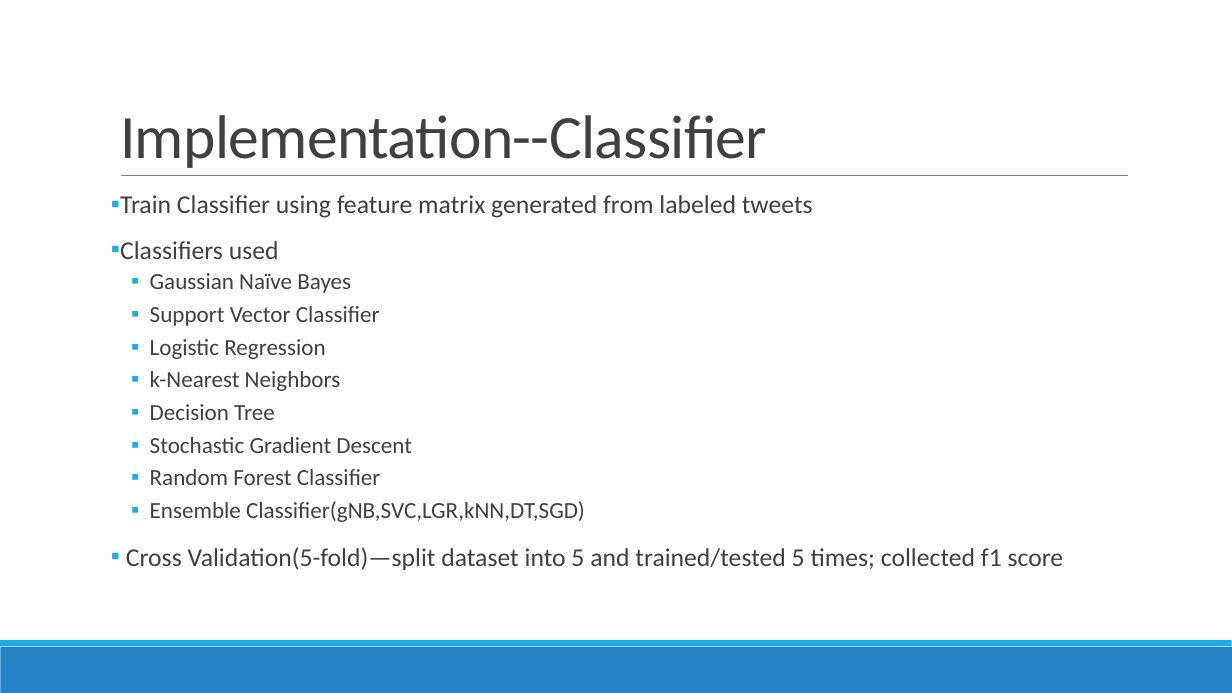
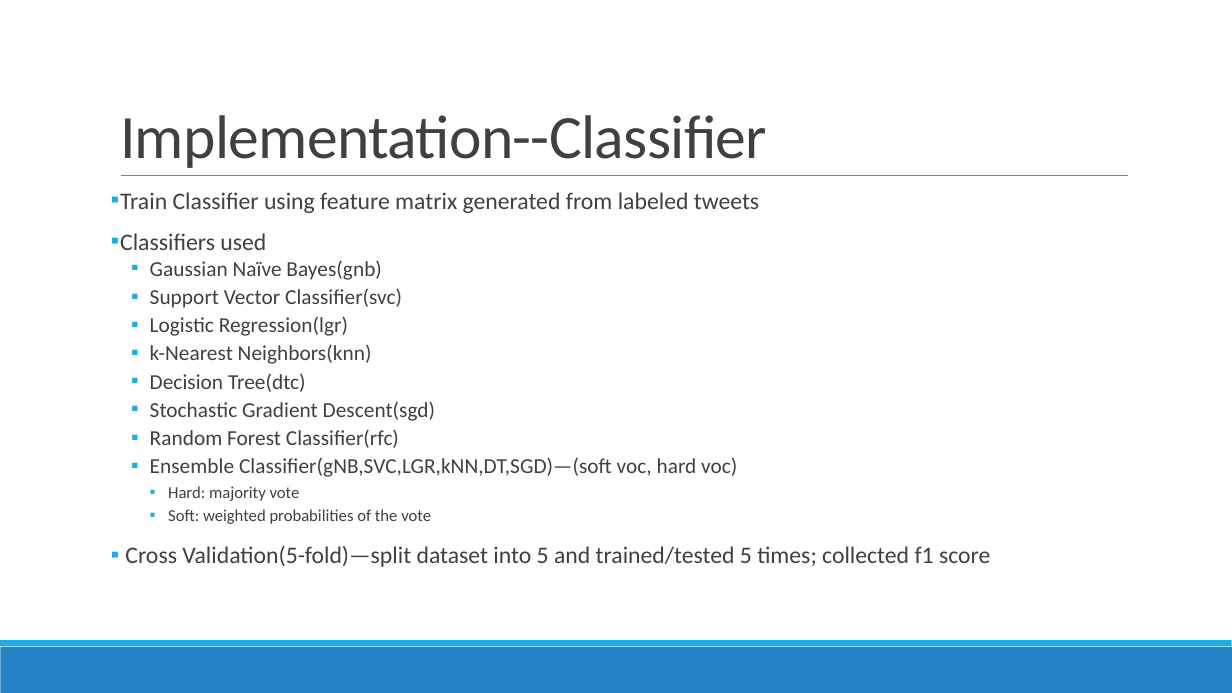
Before and after one commit to denniseh7/CS262, a slide deck: slide 16 of CS262_Project_Presentation_Dennis_Hsu.pptx. Drawn at 1232x693 pixels with LibreOffice and Linux fonts; fonts in the diff are those of the drawing. Boxes give left, top, right and bottom in pixels: in the first picture for what was removed or moved away, otherwise in the second. Text is boxed around its words. In the diff, an @@ line names an element or a change of style, - is before the commit and + after.

Commit message:
Finished remaking slides. Finished Project with Trump Tweets mined 12/6/16.

```diff
--- a/CS262_Project_Presentation_Dennis_Hsu.pptx
+++ b/CS262_Project_Presentation_Dennis_Hsu.pptx
@@ text at [120,192,990,567]: size 20 to 18.5 pt in "Train Classifier using feature matrix generated from ...", "Classifiers used", "Cross Validation(5-fold)—split dataset into 5 and trained/te ..."; line spacing 0.9 to 0.8 @@
@@ text at [150,260,737,524]: text changed; size 18 to 16.6 pt @@
-  ▪ Gaussian Naïve Bayes
-  ▪ Support Vector Classifier
-  ▪ Logistic Regression
-  ▪ k-Nearest Neighbors
-  ▪ Decision Tree
-  ▪ Stochastic Gradient Descent
-  ▪ Random Forest Classifier
-  ▪ Ensemble Classifier(gNB,SVC,LGR,kNN,DT,SGD)
+  ▪ Gaussian Naïve Bayes(gnb)
+  ▪ Support Vector Classifier(svc)
+  ▪ Logistic Regression(lgr)
+  ▪ k-Nearest Neighbors(knn)
+  ▪ Decision Tree(dtc)
+  ▪ Stochastic Gradient Descent(sgd)
+  ▪ Random Forest Classifier(rfc)
+  ▪ Ensemble Classifier(gNB,SVC,LGR,kNN,DT,SGD)—(soft voc, hard voc)
+    ▪ Hard: majority vote
+    ▪ Soft: weighted probabilities of the vote
```
Also in this commit, not shown: 4 other slides changed, 5 slides added, 1 slide removed, 16 other files.
